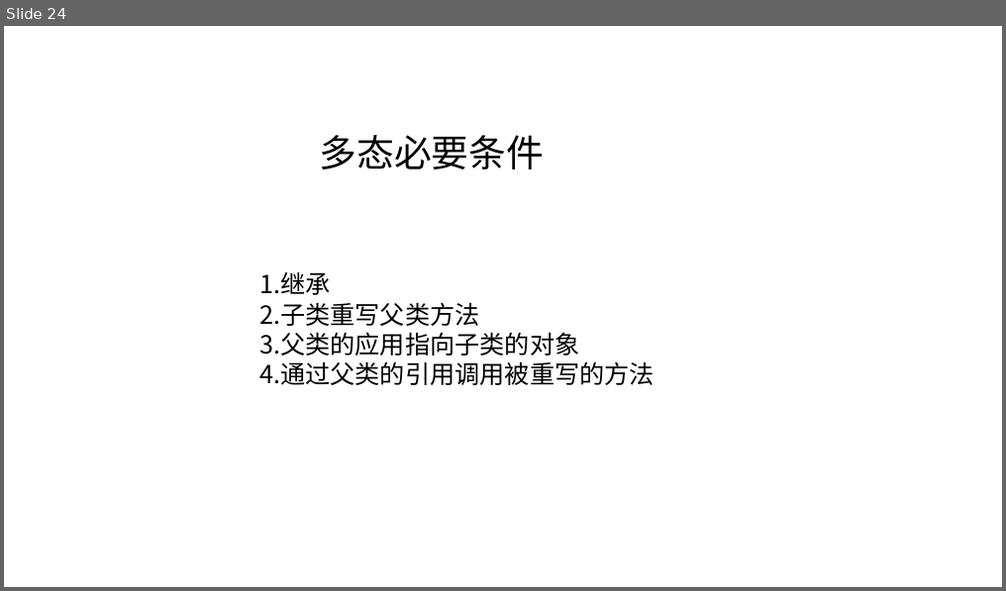
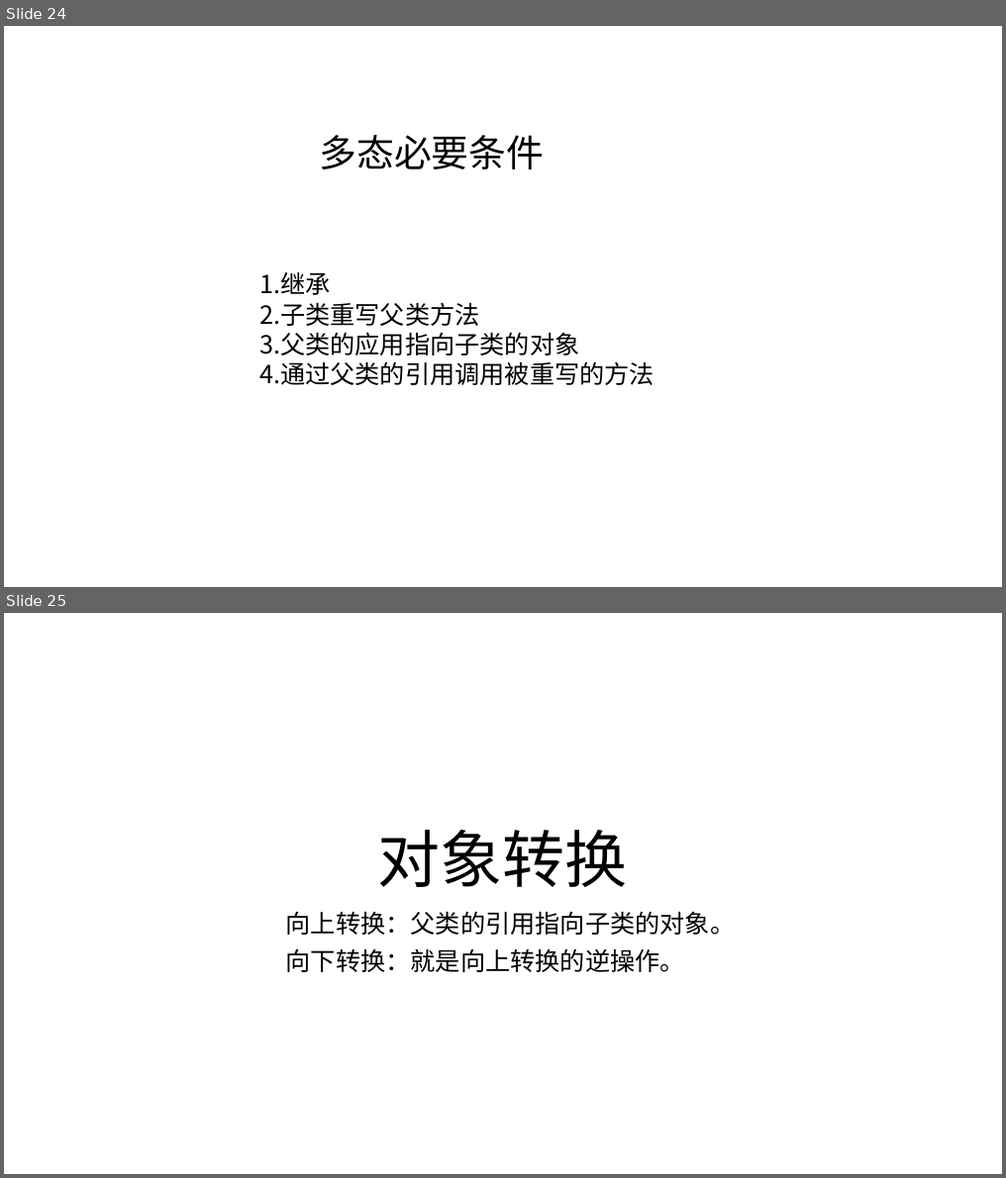
Before and after one commit to Heaven-JW/Office, a slide deck: 继承和多态.pptx. Shown one above the other, each under a label of ours: slide 24 before the commit, slides 24 and 25 after it. The pictures are 1006x591 and 1006x1178 pixels, drawn with LibreOffice and Linux fonts; fonts in the diff are those of the drawing. Boxes give left, top, right and bottom in pixels: in the first picture for what was removed or moved away, otherwise in the second. Text is boxed around its words. In the diff, an @@ line names an element or a change of style, - is before the commit and + after.

```diff
--- a/继承和多态.pptx
+++ b/继承和多态.pptx
@@ slide 25 added at <box>4,613,1002,1174</box>, background #FFFFFF @@
@@ title added at <box>378,830,628,887</box>, 60 pt, text #000000 @@
+对象转换
@@ subtitle added at <box>286,911,736,972</box>, 24 pt, text #000000 @@
+向上转换：父类的引用指向子类的对象。
+向下转换：就是向上转换的逆操作。
```
Also in this commit, not shown: 8 other slides added, 2 other files.
